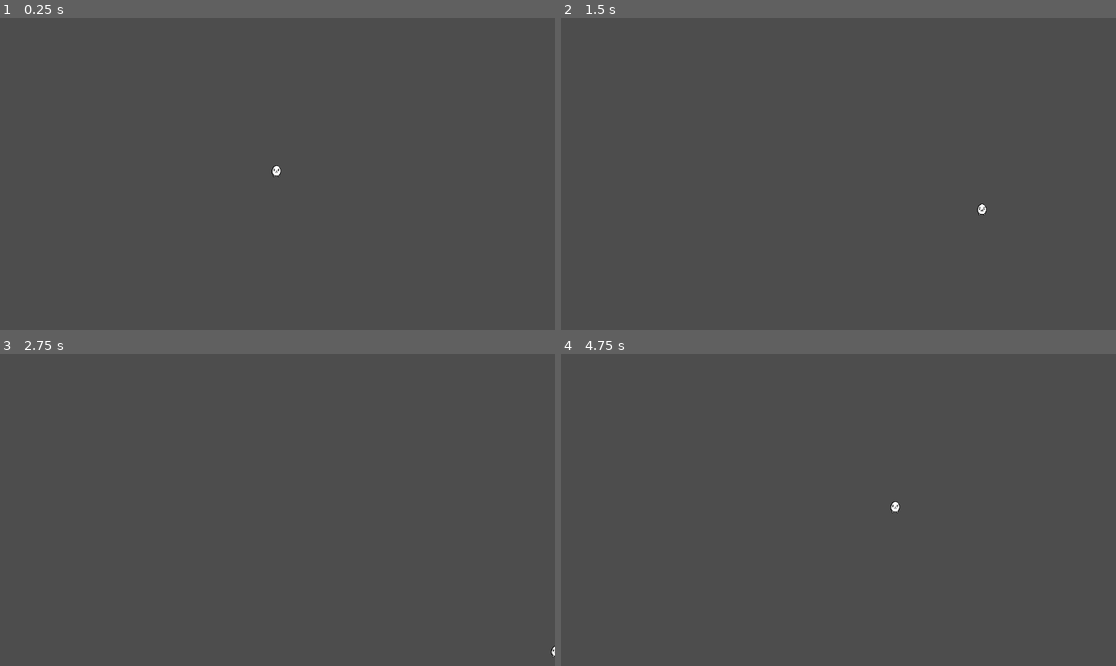
Above: before the commit, frames 1-4 (two rows, left to right).
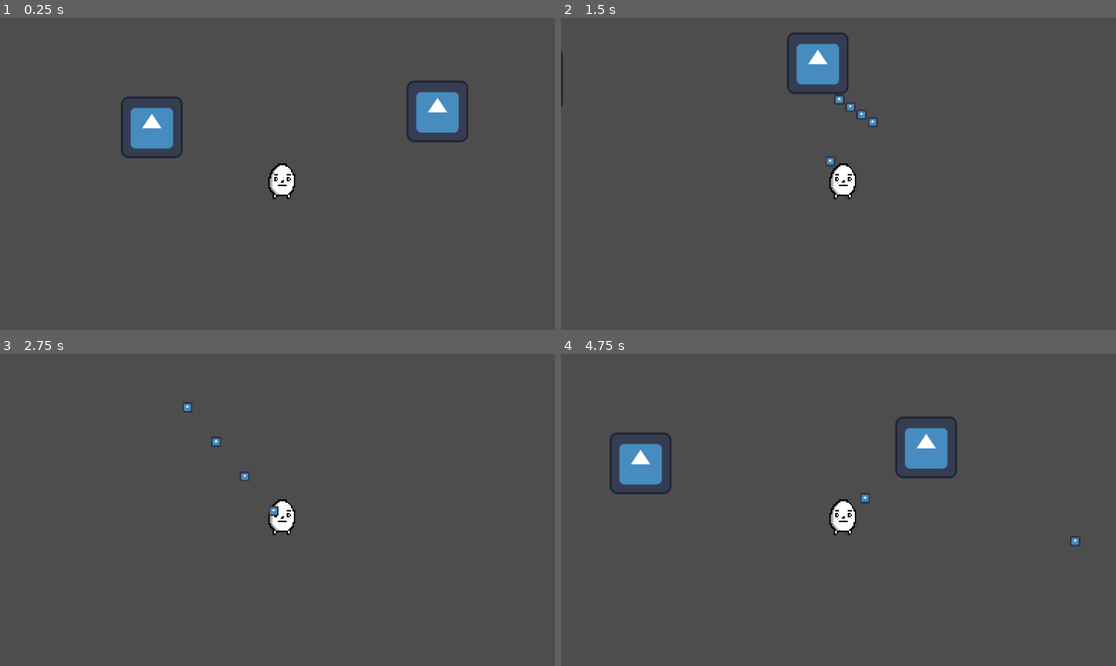
Above: after the commit, the same moments.

Repository: Dimaregaisia1749/anima
Game: Godot game, scene res://scenes/main.tscn
The game is run twice, just before and just after one commit, with the same random seed, the same clock (stepped at 60 frames per second) and the same inputs. The engine's default icon, where the game draws it, is replaced by a stand-in: a white triangle on a blue panel in a dark square.
Inputs (mouse positions are in pixels of both pictures, inside the frame that each line leads up to):
- Up to frame 1 (0.25 s): no input
- Up to frame 2 (1.5 s): tap Enter at 0.5 s; move the mouse to (960, 158) at 0.52 s; press the mouse at (960, 158) at 0.53 s; hold D (right) 0.53-1.28 s; move the mouse to (727, 189) at 1.27 s; release the mouse at (727, 189) at 1.28 s; hold S (down) from 1.28 s (still down); click (727, 189) at 1.35 s
- Up to frame 3 (2.75 s): move the mouse to (333, 441) at 2.02 s; release S (down) at 2.03 s; press the mouse at (333, 441) at 2.03 s; hold D (right) from 2.03 s (still down)
- Up to frame 4 (4.75 s): move the mouse to (810, 572) at 2.77 s; release D (right) at 2.78 s; release the mouse at (810, 572) at 2.78 s; hold W (up) 2.78-3.53 s; click (810, 572) at 2.85 s; move the mouse to (1005, 556) at 3.52 s; press the mouse at (1005, 556) at 3.53 s; hold A (left) from 3.53 s (still down); move the mouse to (672, 463) at 4.27 s; release the mouse at (672, 463) at 4.28 s; click (672, 463) at 4.35 s

The runs differ from the first frame. In frame 1, 3.1% of the frame differs, in the area x 21-85%, y 20-59%; in frame 2, 2.0%; in frame 3, 0.6%; in frame 4, 3.2%, in the area x 8-94%, y 20-62%.

Commit message:
add shooting
base shitcode shooting

Diff:
--- /dev/null
+++ b/bullet.gd
@@ -0,0 +1,5 @@
+extends CharacterBody2D
+
+
+func _physics_process(delta):
+	move_and_slide()
--- /dev/null
+++ b/bullet.tscn
@@ -0,0 +1,22 @@
+[gd_scene load_steps=4 format=3 uid="uid://krp872a1d51"]
+
+[ext_resource type="Texture2D" uid="uid://rst4ltg5viou" path="res://icon.svg" id="1_gt00s"]
+[ext_resource type="Script" path="res://bullet.gd" id="1_nnwy2"]
+
+[sub_resource type="RectangleShape2D" id="RectangleShape2D_wy333"]
+size = Vector2(127, 124)
+
+[node name="bullet" type="CharacterBody2D"]
+position = Vector2(-2, 6)
+scale = Vector2(0.160001, 0.160001)
+collision_layer = 2
+collision_mask = 0
+script = ExtResource("1_nnwy2")
+
+[node name="Icon" type="Sprite2D" parent="."]
+position = Vector2(1, 0)
+texture = ExtResource("1_gt00s")
+
+[node name="CollisionShape2D" type="CollisionShape2D" parent="."]
+position = Vector2(1.5, 1)
+shape = SubResource("RectangleShape2D_wy333")
--- a/project.godot
+++ b/project.godot
@@ -14,6 +14,10 @@
 run/main_scene="res://scenes/main.tscn"
 config/features=PackedStringArray("4.1", "GL Compatibility")
 config/icon="res://icon.svg"
+
+[editor]
+
+movie_writer/movie_file="D:/DOWNLOADS/godot_preview.avi"
 
 [input]
 
--- a/scenes/Player.tscn
+++ b/scenes/Player.tscn
@@ -1,22 +1,29 @@
-[gd_scene load_steps=4 format=3 uid="uid://dfahior2p7kff"]
+[gd_scene load_steps=5 format=3 uid="uid://dfahior2p7kff"]
 
 [ext_resource type="Script" path="res://scripts/PlayerMovement.gd" id="1_ju2kh"]
-[ext_resource type="Texture2D" uid="uid://d3fh3c3ynwtsf" path="res://sprites/hero.png" id="2_hfpdn"]
+[ext_resource type="PackedScene" uid="uid://de6sumvjs6hrj" path="res://wall.tscn" id="2_gyh2f"]
+[ext_resource type="Texture2D" path="res://sprites/hero.png" id="2_hfpdn"]
 
-[sub_resource type="RectangleShape2D" id="RectangleShape2D_fxua3"]
-size = Vector2(285, 42)
+[sub_resource type="CapsuleShape2D" id="CapsuleShape2D_v22f0"]
+radius = 9.41226
+height = 21.6536
 
-[node name="Player" type="Node2D"]
+[node name="Player" type="CharacterBody2D"]
+scale = Vector2(2.77553, 2.8)
+script = ExtResource("1_ju2kh")
+bullet = ExtResource("2_gyh2f")
 
-[node name="CharacterBody2D" type="CharacterBody2D" parent="."]
-scale = Vector2(1.00741, 1.01634)
-script = ExtResource("1_ju2kh")
-
-[node name="Sprite2D" type="Sprite2D" parent="CharacterBody2D"]
+[node name="Sprite2D" type="Sprite2D" parent="."]
 texture_filter = 1
-position = Vector2(3, 5)
+position = Vector2(-0.142029, 0.827248)
+scale = Vector2(1.03353, 1.02259)
 texture = ExtResource("2_hfpdn")
 
-[node name="CollisionShape2D" type="CollisionShape2D" parent="CharacterBody2D"]
-position = Vector2(1, 4)
-shape = SubResource("RectangleShape2D_fxua3")
+[node name="CollisionShape2D" type="CollisionShape2D" parent="."]
+position = Vector2(0, 3.40598e-07)
+scale = Vector2(1.03353, 1.02259)
+shape = SubResource("CapsuleShape2D_v22f0")
+
+[node name="Camera2D" type="Camera2D" parent="."]
+position = Vector2(-3.24262, -4.28571)
+scale = Vector2(1.00833, 1)
--- a/scenes/main.tscn
+++ b/scenes/main.tscn
@@ -1,9 +1,19 @@
-[gd_scene load_steps=2 format=3 uid="uid://crdlotjcsysxt"]
+[gd_scene load_steps=4 format=3 uid="uid://crdlotjcsysxt"]
 
 [ext_resource type="PackedScene" uid="uid://dfahior2p7kff" path="res://scenes/Player.tscn" id="1_525fw"]
+[ext_resource type="PackedScene" uid="uid://de6sumvjs6hrj" path="res://wall.tscn" id="2_r3jse"]
+[ext_resource type="PackedScene" uid="uid://krp872a1d51" path="res://bullet.tscn" id="2_wr6xt"]
 
 [node name="Node2D" type="Node2D"]
 position = Vector2(-4, 4)
 
 [node name="Player" parent="." instance=ExtResource("1_525fw")]
-position = Vector2(574.178, 308.83)
+position = Vector2(482, 323)
+scale = Vector2(2.83826, 3.00391)
+bullet = ExtResource("2_wr6xt")
+
+[node name="wall" parent="." instance=ExtResource("2_r3jse")]
+position = Vector2(217, 218)
+
+[node name="wall2" parent="." instance=ExtResource("2_r3jse")]
+position = Vector2(810, 185)
--- a/scripts/PlayerMovement.gd
+++ b/scripts/PlayerMovement.gd
@@ -1,11 +1,29 @@
 extends CharacterBody2D
 
-@export var speed = 400
-
-func get_input():
-	var input_direction = Input.get_vector("left", "right", "up", "down")
-	velocity = input_direction * speed
+@export var speed = 300
+@export var bullet: PackedScene
+var can_choot = true
+var bullet_speed = 20
+var shoot_delay = 0.2
+var time_since_shoot = 0
 
 func _physics_process(delta):
-	get_input()
+	time_since_shoot += delta
+	if Input.is_action_pressed("shoot") and (time_since_shoot >= shoot_delay):
+		time_since_shoot = 0
+		await shoot()
+
+	var input_direction  = Input.get_vector("left", "right", "up", "down")
+	velocity = input_direction  * speed * delta * 100
 	move_and_slide()
+
+func shoot():
+	var bullet_instance = bullet.instantiate()
+	var player_position = global_position
+	var mouse_position = get_global_mouse_position()
+	var degrees = atan2(mouse_position.y - player_position.y, mouse_position.x - player_position.x)
+	bullet_instance.position = get_global_position()
+	bullet_instance.rotation_degrees = rotation_degrees
+	var vel = Vector2(bullet_speed, 0).rotated(degrees) * bullet_speed
+	bullet_instance.velocity = vel
+	get_tree().get_root().add_child(bullet_instance)
--- /dev/null
+++ b/wall.tscn
@@ -0,0 +1,17 @@
+[gd_scene load_steps=3 format=3 uid="uid://de6sumvjs6hrj"]
+
+[ext_resource type="Texture2D" uid="uid://rst4ltg5viou" path="res://icon.svg" id="1_hunta"]
+
+[sub_resource type="RectangleShape2D" id="RectangleShape2D_h6kni"]
+size = Vector2(123, 123)
+
+[node name="wall" type="RigidBody2D"]
+gravity_scale = 0.0
+
+[node name="CollisionShape2D" type="CollisionShape2D" parent="."]
+position = Vector2(-5.5, -4.5)
+shape = SubResource("RectangleShape2D_h6kni")
+
+[node name="Sprite2D" type="Sprite2D" parent="."]
+position = Vector2(-5, -5)
+texture = ExtResource("1_hunta")
